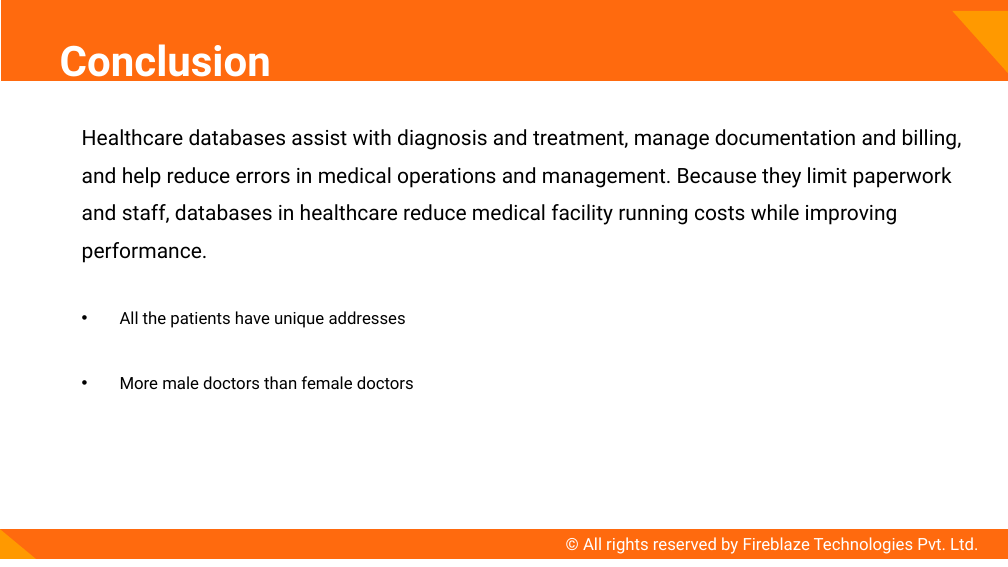
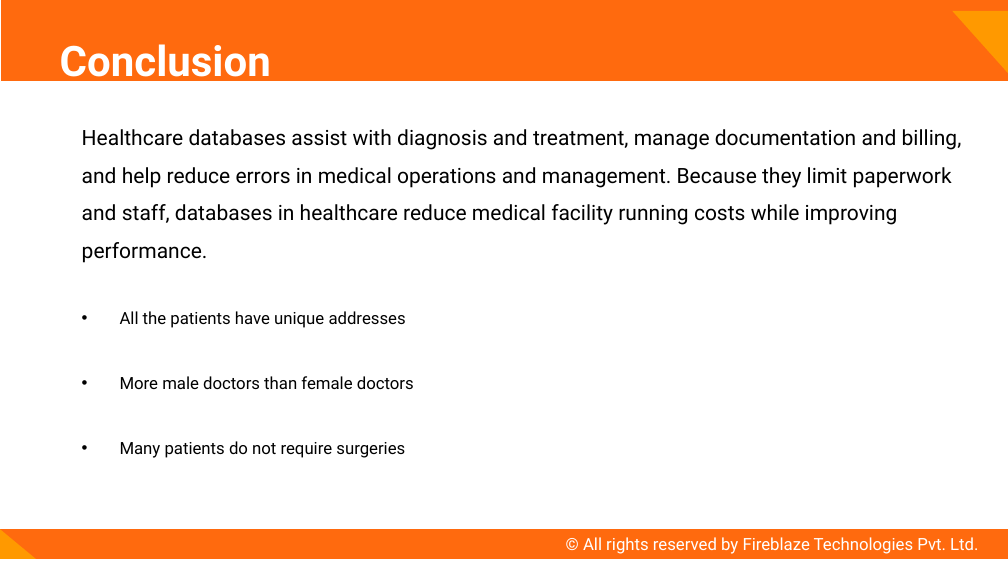
Before and after one commit to bhavesh-1995/fireblazework, a slide deck: slide 5 of fireblaze work/Project_3/hospital_db.pptx. Drawn at 1008x567 pixels with LibreOffice and Linux fonts; fonts in the diff are those of the drawing. Boxes give left, top, right and bottom in pixels: in the first picture for what was removed or moved away, otherwise in the second. Text is boxed around its words. In the diff, an @@ line names an element or a change of style, - is before the commit and + after.

```diff
--- a/fireblaze work/Project_3/hospital_db.pptx
+++ b/fireblaze work/Project_3/hospital_db.pptx
@@ text at (120, 441, 405, 458): paragraph added @@
+• Many patients do not require surgeries
```
Also in this commit, not shown: 3 other slides changed, 5 other files.
